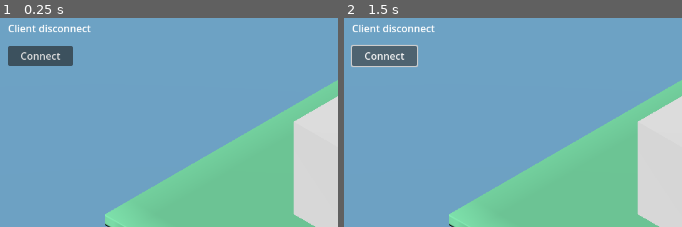
Above: before the commit, frames 1-2 (left to right).
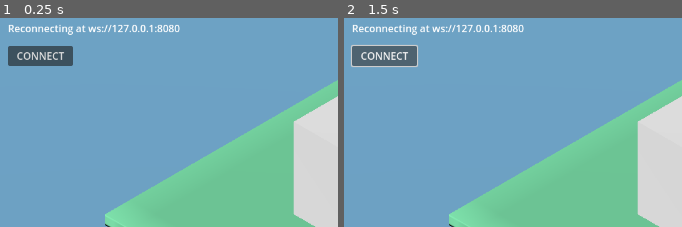
Above: after the commit, the same moments.

Repository: EilertenStudio/entertainment
Game: Godot game, scene res://scenes/main.tscn
The game is run twice, just before and just after one commit, with the same random seed, the same clock (stepped at 60 frames per second) and the same inputs.
Inputs:
- Up to frame 1 (0.25 s): no input
- Up to frame 2 (1.5 s): click "Connect" (after the commit: "CONNECT") at 0.5 s
The pictures show only the part of the screen within x 0-50%, y 0-50%; the shares and areas given below are measured in that part.

The runs differ from the first frame. In frame 1, 1.3% of the frame differs, in the area x 2-54%, y 3-21%; in frame 2, 1.3%.

Commit message:
#5 Middleware - Implement new Server WebSocket taht use the same process of events and commands of DiscordClient - Implement new DiscordCommand to send announcements to streaming by Discord agent
#6 Application
- Implement Websocket client reconnection
- Update world specs

Diff:
--- a/packages/engine/assets/models/world/world.tscn
+++ b/packages/engine/assets/models/world/world.tscn
@@ -7,5 +7,5 @@
 [node name="Sun" parent="Assets/globals" index="0"]
 light_energy = 1.0
 
-[node name="room-1-camera_isometric" parent="Assets/rooms/rooms-1/room-1-compose" index="0"]
+[node name="room-1-camera_isometric" parent="Assets/rooms/room-1/room-1-compose" index="0"]
 current = true
--- a/packages/engine/project.godot
+++ b/packages/engine/project.godot
@@ -18,11 +18,7 @@
 
 window/size/viewport_width=1280
 window/size/viewport_height=720
-window/size/always_on_top=true
-window/size/transparent=true
-window/size/no_focus=true
 window/energy_saving/keep_screen_on=false
-window/per_pixel_transparency/allowed=true
 
 [rendering]
 
--- a/packages/engine/scenes/main.gd
+++ b/packages/engine/scenes/main.gd
@@ -31,9 +31,12 @@
 			_update_client_connect_info("Client connected at %s" % [ClientManager.socket_url])
 			_update_client_connect_button("Disconnect")
 			pass,
-		func on_closed(_code, _reason):
-			_update_client_connect_info("Client disconnect")
-			_update_client_connect_button("Connect")
+		func on_closed(code, reason, reconnect):
+			if reconnect:
+				_update_client_connect_info("Reconnecting at %s" % [ClientManager.socket_url])
+			else:
+				_update_client_connect_info("Client disconnect with (code: %s) (reason: %s)" % [code, reason])
+				_update_client_connect_button("Connect")
 			pass
 	)
 	ClientManager.update_connection_state(
--- a/packages/engine/scripts/client.gd
+++ b/packages/engine/scripts/client.gd
@@ -17,7 +17,7 @@
 				printerr("Set connection state failed at %s" % socket_url)
 		WebSocketPeer.STATE_CLOSED:
 			if trace: print("Set connection state to CLOSED")
-			socket.close()
+			socket.close(1000, "Closed by user")
 	pass
 
 static func check_connection_state(on_open: Callable, on_closed: Callable, trace := false):
@@ -34,7 +34,12 @@
 			if trace: print("Connection state is CLOSED")
 			var code = socket.get_close_code()
 			var reason = socket.get_close_reason()
-			on_closed.call(code, reason)
+			var reconnect = code == -1
+
+			on_closed.call(code, reason, reconnect)
+
+			if reconnect:
+				set_connection_state(WebSocketPeer.STATE_OPEN, false)
 	pass
 
 static func update_connection_state(on_packet: Callable, trace := false):
Binary file changed: packages/engine/assets/models/world/world.glb
Not shown, changed: packages/engine/assets/models/world/world.blend
Not shown, changed: packages/engine/assets/models/world/world.blend1
Not shown, changed: packages/middleware/src/discord/commands/streaming.ts
Not shown, changed: packages/middleware/src/discord/events/clientReady.ts
Not shown, changed: packages/middleware/src/discord/events/voiceStateUpdate.ts
Not shown, changed: packages/middleware/src/discord/index.ts
Not shown, added: packages/middleware/src/server/events/connection.ts
Not shown, added: packages/middleware/src/server/events/serverReady.ts
Not shown, changed: packages/middleware/src/server/index.ts
Not shown, changed: packages/middleware/src/streaming/index.ts
Not shown, changed: packages/middleware/src/streaming/rooms/index.ts
